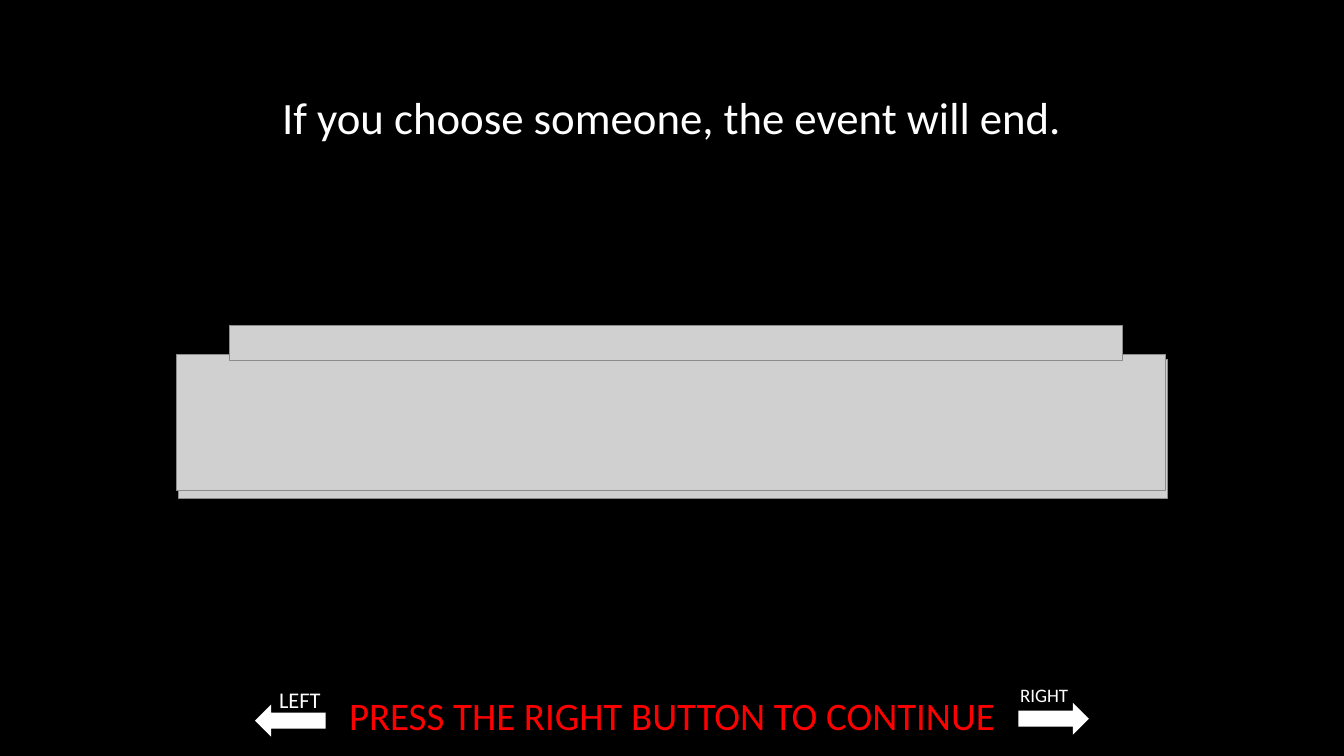
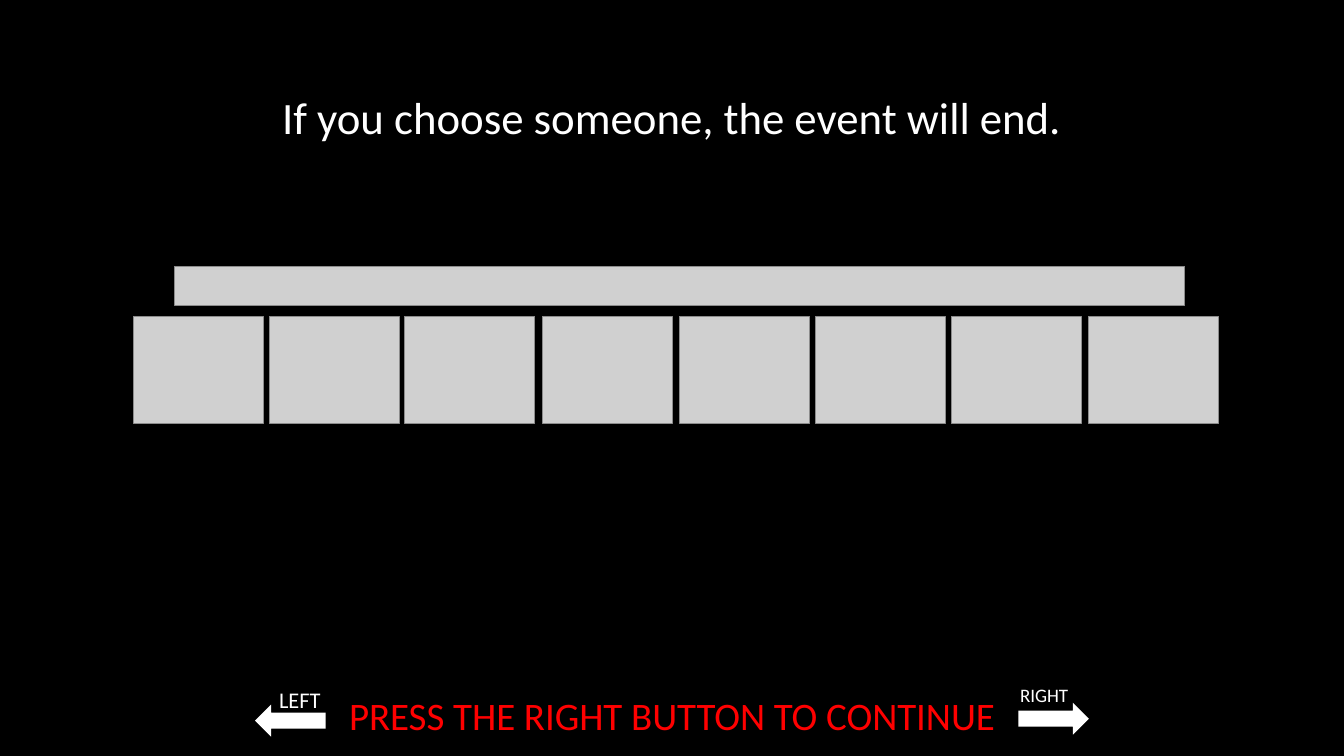
Before and after one commit to laureate-institute-for-brain-research/StimToolOnline, a slide deck: slide 16 of public/js/tasks/blind_dating/media/Blind_dating_game_instructions.pptx. Drawn at 1344x756 pixels with LibreOffice and Linux fonts; fonts in the diff are those of the drawing; grey boxes stand for pictures. Boxes give left, top, right and bottom in pixels: in the first picture for what was removed or moved away, otherwise in the second. Text is boxed around its words. In the diff, an @@ line names an element or a change of style, - is before the commit and + after.

Commit message:
updated instructions slides to match with new images

```diff
--- a/public/js/tasks/blind_dating/media/Blind_dating_game_instructions.pptx
+++ b/public/js/tasks/blind_dating/media/Blind_dating_game_instructions.pptx
@@ picture: place and size @@
-picture at [229, 326, 1122, 360]
+picture at [174, 266, 1185, 306]
@@ picture added at [133, 317, 263, 423] @@
@@ picture added at [269, 317, 399, 423] @@
@@ picture added at [405, 317, 535, 423] @@
@@ picture added at [542, 317, 673, 423] @@
@@ picture added at [680, 317, 810, 423] @@
@@ picture added at [816, 317, 946, 423] @@
@@ picture added at [952, 317, 1082, 423] @@
@@ picture added at [1089, 317, 1219, 423] @@
@@ picture removed at [176, 354, 1167, 490] @@
@@ picture removed at [178, 359, 1169, 498] @@
```
Also in this commit, not shown: 8 other slides changed, 10 other files.
